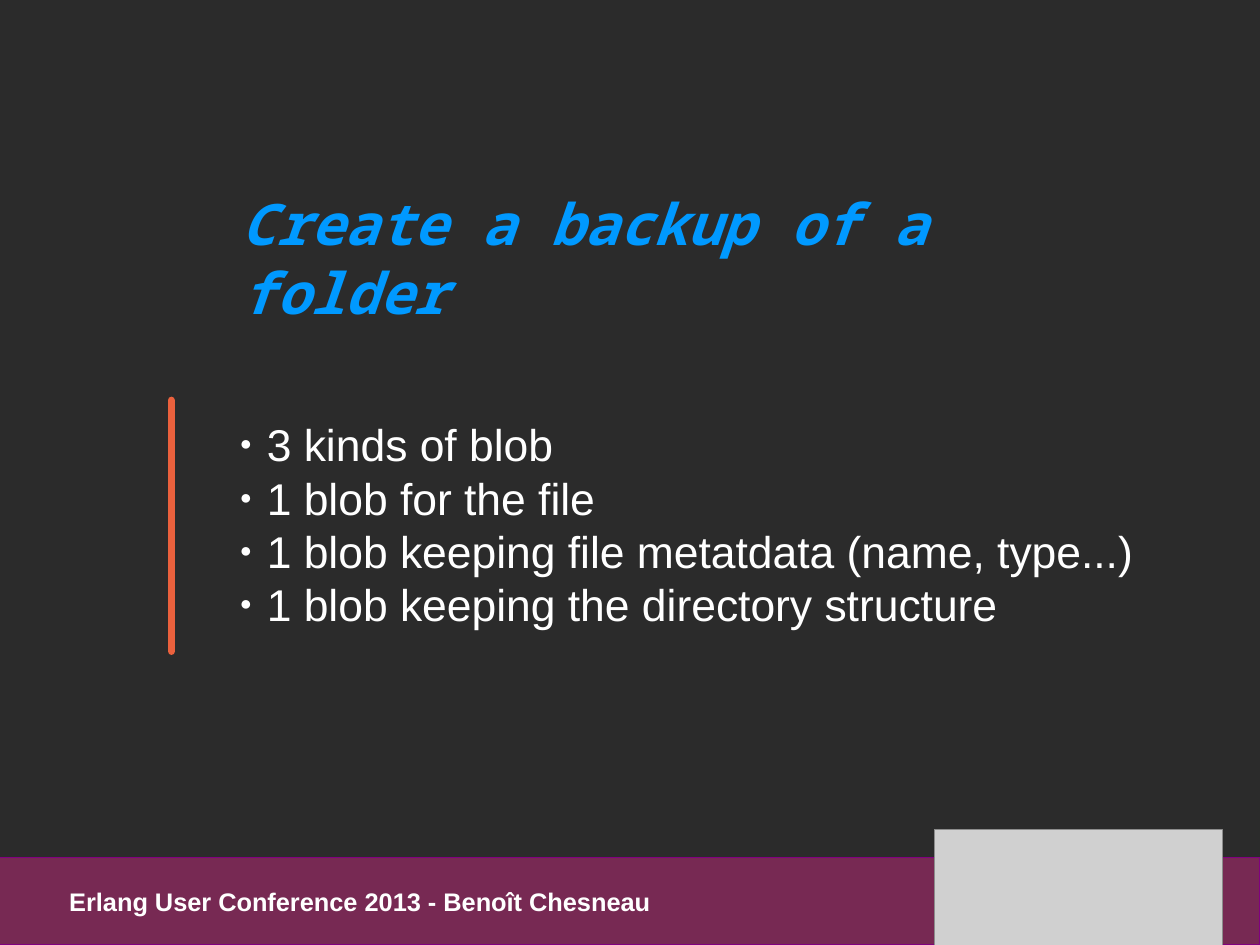
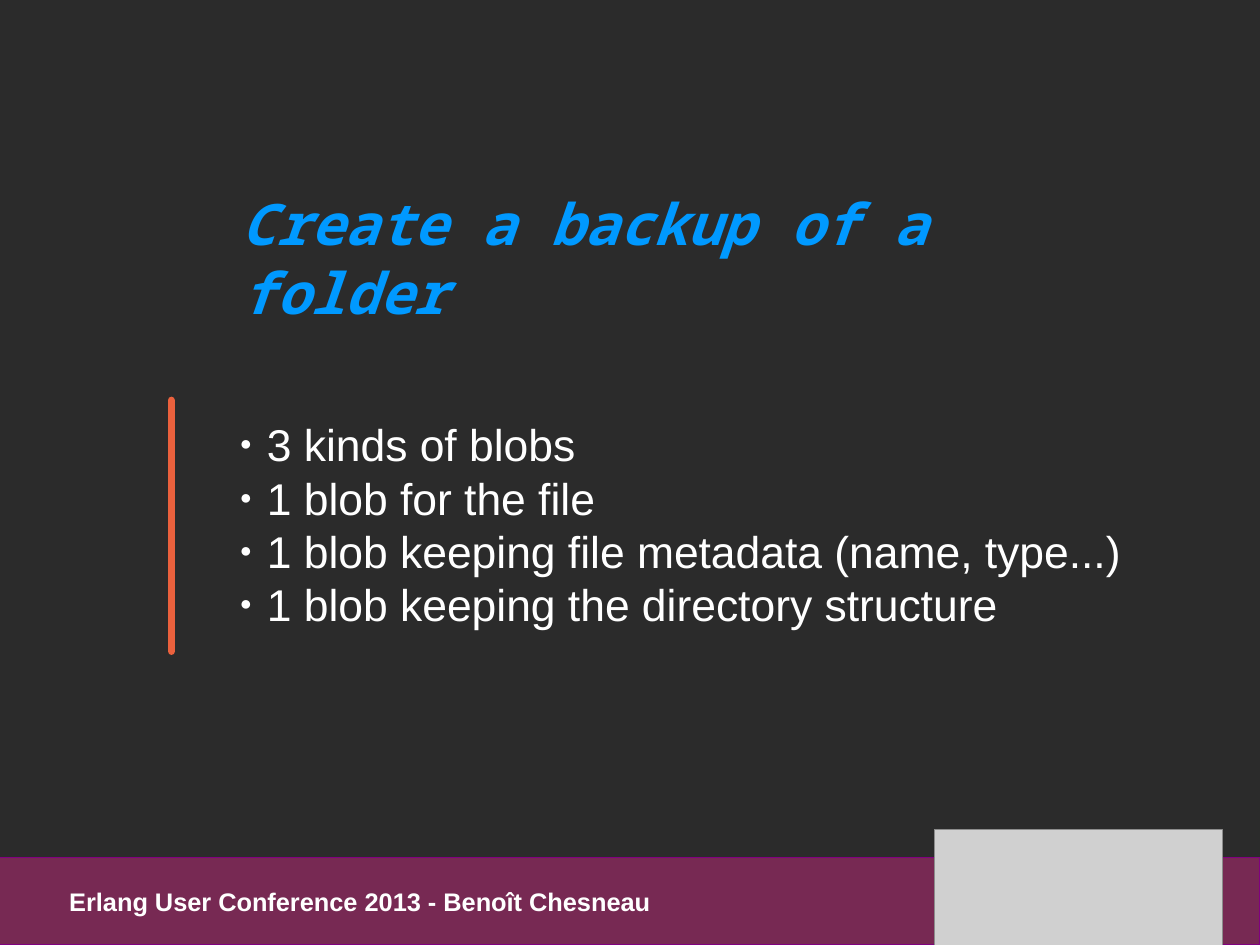
Before and after one commit to refuge/media, a slide deck: slide 20 of slides/pres_refuge_euc2013.odp (slide 18 before the commit). Drawn at 1260x945 pixels with LibreOffice and Linux fonts; fonts in the diff are those of the drawing; grey boxes stand for pictures; background and template pictures are left out; a plain dark background stands for a picture behind light text. Boxes give left, top, right and bottom in pixels: in the first picture for what was removed or moved away, otherwise in the second. Text is boxed around its words. In the diff, an @@ line names an element or a change of style, - is before the commit and + after.

```diff
--- a/slides/pres_refuge_euc2013.odp
+++ b/slides/pres_refuge_euc2013.odp
@@ text at [267,428,575,462]: text changed @@
-● 3 kinds of blob
+● 3 kinds of blobs
@@ text at [267,535,1121,577]: text changed @@
-● 1 blob keeping file metatdata (name, type...)
+● 1 blob keeping file metadata (name, type...)
```
Also in this commit, not shown: 10 other slides changed, 3 slides added, 2 other files.
